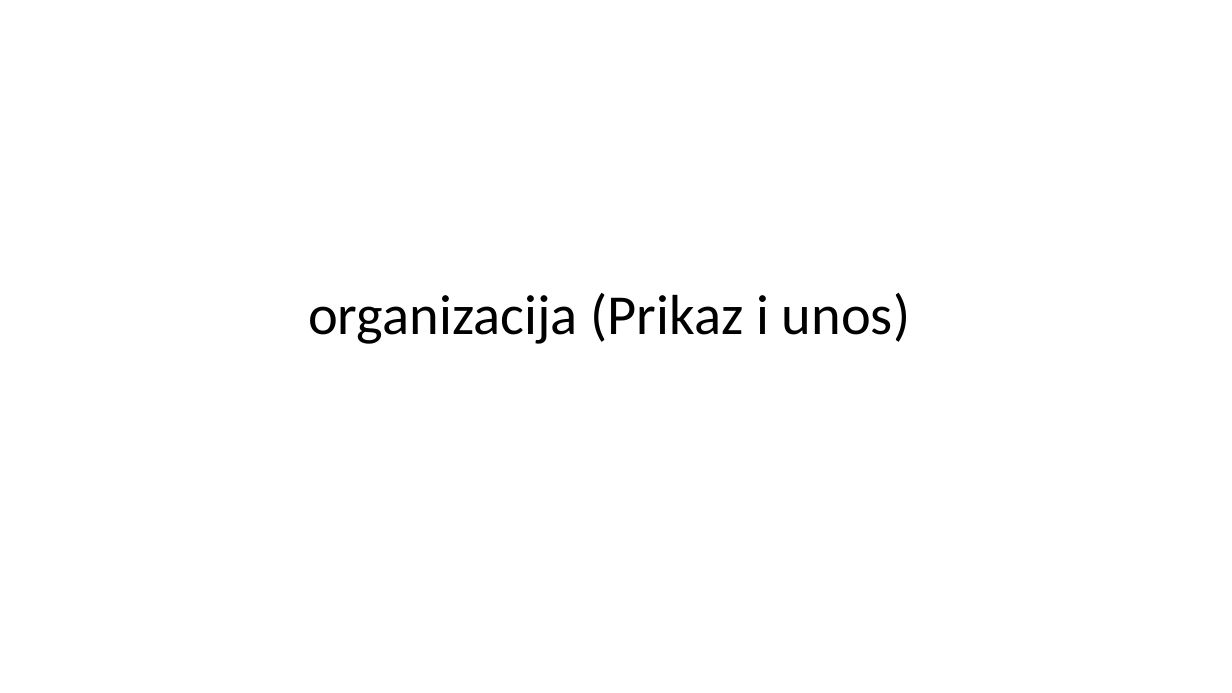
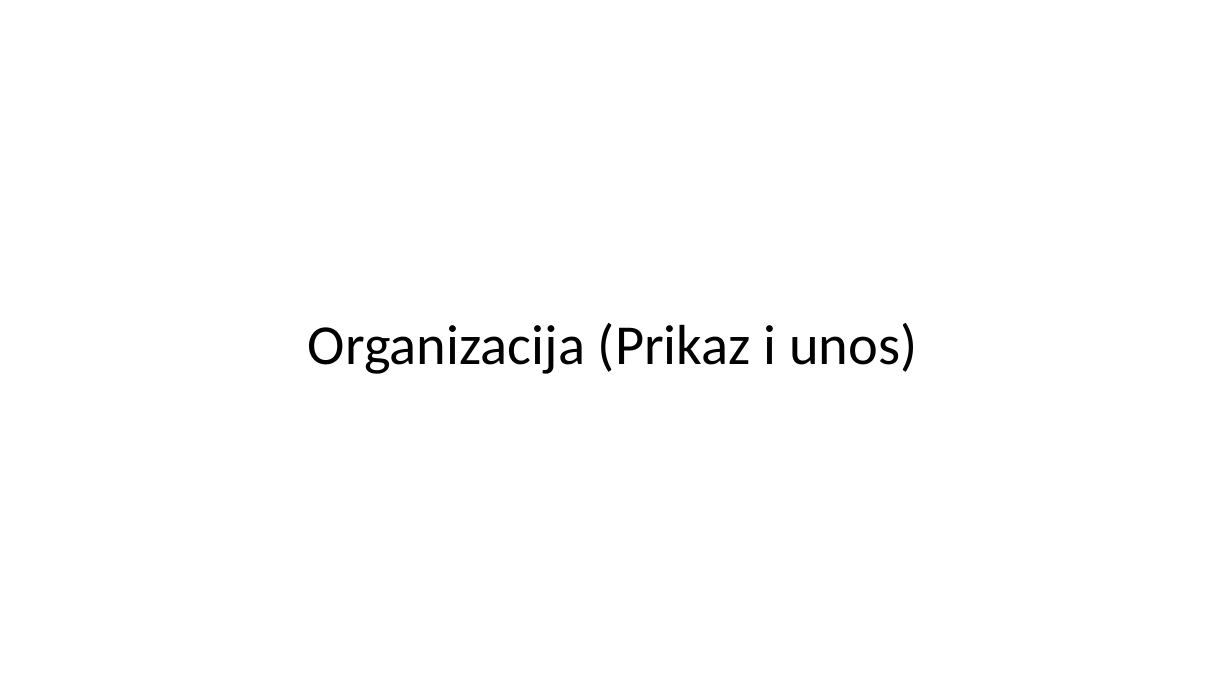
Before and after one commit to edin-3031/Projektna_Organizacija, a slide deck: slide 7 of Projektna organizacija.pptx. Drawn at 1232x693 pixels with LibreOffice and Linux fonts; fonts in the diff are those of the drawing. Boxes give left, top, right and bottom in pixels: in the first picture for what was removed or moved away, otherwise in the second. Text is boxed around its words. In the diff, an @@ line names an element or a change of style, - is before the commit and + after.

```diff
--- a/Projektna organizacija.pptx
+++ b/Projektna organizacija.pptx
@@ title at (308, 323, 917, 374): text changed @@
-organizacija (Prikaz i unos)
+Organizacija (Prikaz i unos)
```
Also in this commit, not shown: 7 other slides changed, 1 slide added, 1 slide removed, 19 other files.
